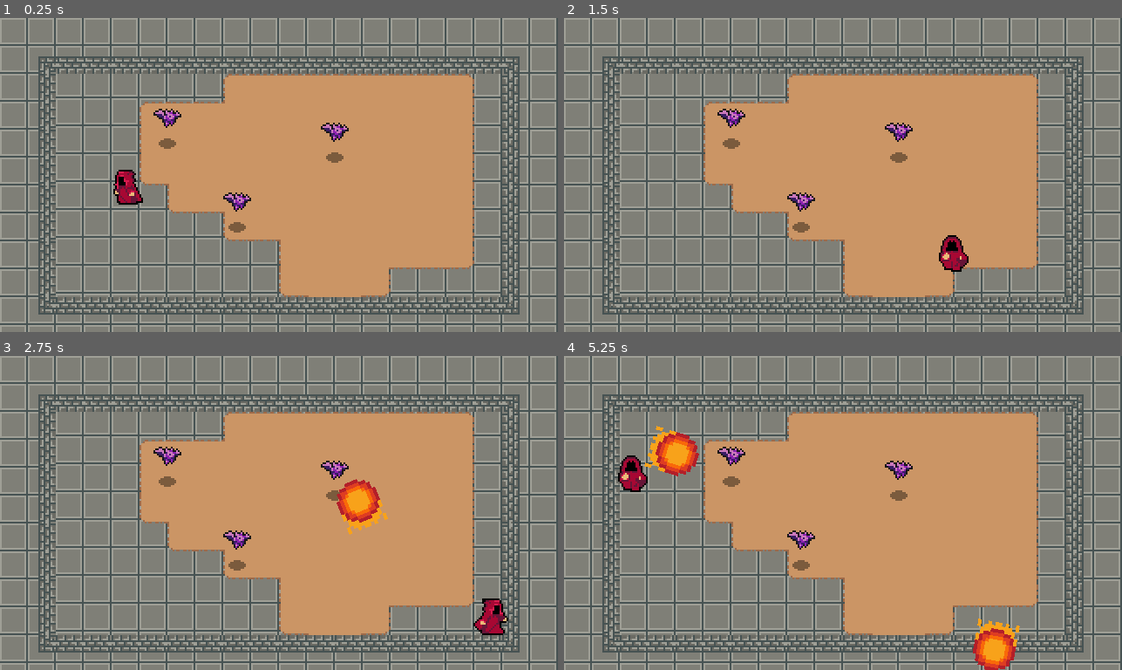
Above: before the commit, frames 1-4 (two rows, left to right).
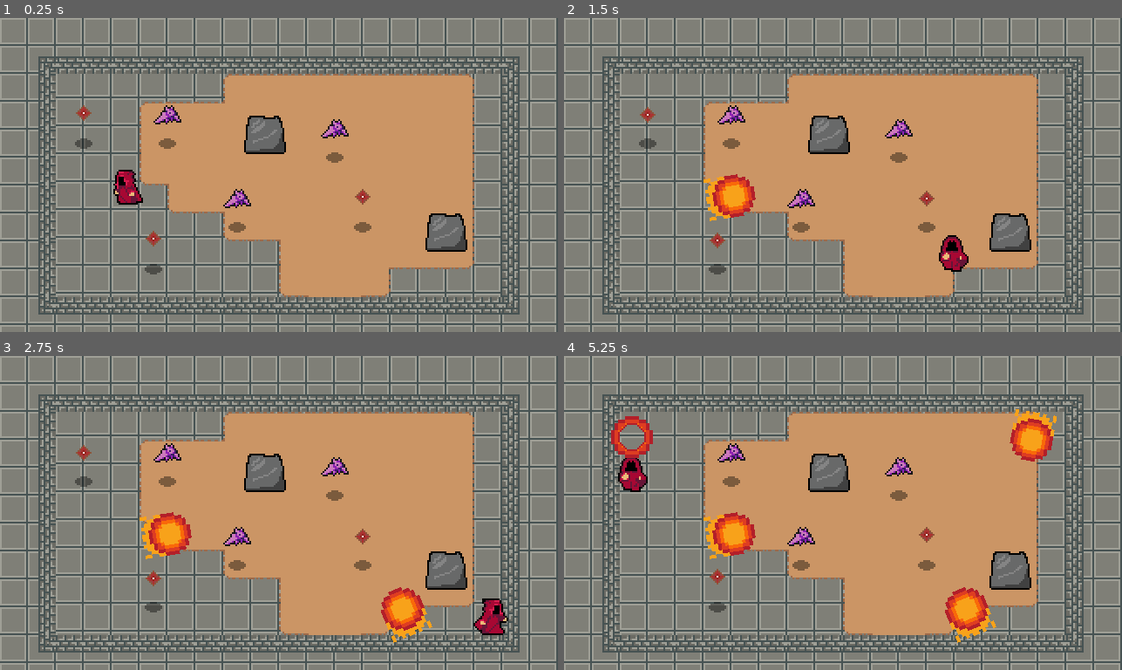
Above: after the commit, the same moments.

Repository: JosephLund/WizardRPG
Game: Godot game, scene res://World.tscn
Two runs of this game, one before a commit and one after it. Both use one fixed random seed, a clock stepped at 60 frames per second and the inputs below.
Inputs (mouse positions are in pixels of both pictures, inside the frame that each line leads up to):
- Up to frame 1 (0.25 s): no input
- Up to frame 2 (1.5 s): move the mouse to (965, 159) at 0.52 s; hold Right (ui_right) 0.53-1.28 s; hold Ctrl (ui_spell_modifier_1) 0.53-1.28 s; click (965, 159) at 0.6 s; move the mouse to (731, 190) at 1.27 s; hold Down (ui_down) from 1.28 s (still down); tap Ctrl (ui_spell_modifier_1) at 1.35 s
- Up to frame 3 (2.75 s): click (167, 528) at 1.55 s; move the mouse to (334, 443) at 2.02 s; release Down (ui_down) at 2.03 s; hold Right (ui_right) from 2.03 s (still down); hold Ctrl (ui_spell_modifier_1) from 2.03 s (still down); click (334, 443) at 2.1 s
- Up to frame 4 (5.25 s): move the mouse to (815, 575) at 2.77 s; release Right (ui_right) at 2.78 s; release Ctrl (ui_spell_modifier_1) at 2.78 s; hold Up (ui_up) 2.78-3.53 s; tap Ctrl (ui_spell_modifier_1) at 2.85, 4.35 s; click (815, 575) at 3.05 s; move the mouse to (1010, 560) at 3.52 s; hold Ctrl (ui_spell_modifier_1) 3.53-4.28 s; hold Left (ui_left) 3.53-5.03 s; click (1010, 560) at 3.6 s; move the mouse to (675, 465) at 4.27 s; click (675, 465) at 4.55 s; move the mouse to (870, 513) at 5.02 s; hold Down (ui_down) from 5.03 s (still down); hold Ctrl (ui_spell_modifier_1) from 5.03 s (still down); click (870, 513) at 5.1 s

The runs differ from the first frame. In frame 1, 2.7% of the frame differs, in the area x 13-84%, y 27-82%; in frame 2, 3.7%; in frame 3, 5.6%; in frame 4, 7.8%, in the area x 8-89%, y 16-100%.

Commit message:
added Crystal enemy

Diff:
--- a/Enemies/Bat.tscn
+++ b/Enemies/Bat.tscn
@@ -54,7 +54,7 @@
 [node name="Sprite" type="AnimatedSprite" parent="."]
 frames = SubResource( 6 )
 animation = "New Anim"
-frame = 1
+frame = 3
 playing = true
 offset = Vector2( 0, -12 )
 
--- /dev/null
+++ b/Enemies/Crystal/Crystal.gd
@@ -0,0 +1,25 @@
+extends KinematicBody2D
+
+onready var stats = $Stats
+
+var knockback = Vector2.ZERO
+
+
+
+func _physics_process(delta):
+	knockback = knockback.move_toward(Vector2.ZERO, 200 * delta)
+	knockback = move_and_slide(knockback)
+#
+#func _on_Stats_no_health():
+#	queue_free()
+
+
+func _on_Hurtbox_area_entered(area):
+	if "knockback_vector" in area:
+		knockback = area.knockback_vector * 120
+	stats.health -= 1
+
+
+
+func _on_Stats_no_health():
+	queue_free()
--- /dev/null
+++ b/Enemies/Crystal/Crystal.tscn
@@ -0,0 +1,58 @@
+[gd_scene load_steps=11 format=2]
+
+[ext_resource path="res://Enemies/Crystal/Crystal.gd" type="Script" id=1]
+[ext_resource path="res://Enemies/Crystal/crystal.png" type="Texture" id=2]
+[ext_resource path="res://Stats.tscn" type="PackedScene" id=3]
+[ext_resource path="res://Hitboxes and Hurtboxes/Hurtbox.tscn" type="PackedScene" id=4]
+[ext_resource path="res://Shadows/SmallShadow.png" type="Texture" id=5]
+
+[sub_resource type="AtlasTexture" id=1]
+atlas = ExtResource( 2 )
+region = Rect2( 0, 0, 16, 24 )
+
+[sub_resource type="AtlasTexture" id=2]
+atlas = ExtResource( 2 )
+region = Rect2( 16, 0, 16, 24 )
+
+[sub_resource type="SpriteFrames" id=3]
+animations = [ {
+"frames": [ SubResource( 1 ), SubResource( 2 ) ],
+"loop": true,
+"name": "default",
+"speed": 2.0
+} ]
+
+[sub_resource type="CircleShape2D" id=4]
+radius = 4.30796
+
+[sub_resource type="CapsuleShape2D" id=5]
+radius = 3.96581
+height = 4.10774
+
+[node name="Crystal" type="KinematicBody2D"]
+collision_layer = 2147483680
+script = ExtResource( 1 )
+
+[node name="AnimatedSprite" type="AnimatedSprite" parent="."]
+frames = SubResource( 3 )
+playing = true
+offset = Vector2( 0.5, -12 )
+
+[node name="Sprite" type="Sprite" parent="."]
+texture = ExtResource( 5 )
+
+[node name="CollisionShape2D" type="CollisionShape2D" parent="."]
+shape = SubResource( 4 )
+
+[node name="Hurtbox" parent="." instance=ExtResource( 4 )]
+collision_layer = 8
+
+[node name="CollisionShape2D" parent="Hurtbox" index="0"]
+position = Vector2( 0, -15.994 )
+shape = SubResource( 5 )
+
+[node name="Stats" parent="." instance=ExtResource( 3 )]
+[connection signal="area_entered" from="Hurtbox" to="." method="_on_Hurtbox_area_entered"]
+[connection signal="no_health" from="Stats" to="." method="_on_Stats_no_health"]
+
+[editable path="Hurtbox"]
--- a/Fireball.gd
+++ /dev/null
@@ -1,29 +0,0 @@
-extends RigidBody2D
-
-onready var sprite = $Sprite
-onready var animatedSprite = $AnimatedSprite
-onready var collisionShape = $CollisionShape2D
-
-func _ready():
-	self.set_gravity_scale(0)
-	collisionShape.disabled = true;
-	animatedSprite.visible = false;
-
-func play_fireball_effect():
-	animatedSprite.visible = true
-	sprite.visible = false
-	animatedSprite.frame = 0
-	animatedSprite.play("Animate")
-
-
-func _on_AnimatedSprite_animation_finished():
-	queue_free()
-
-
-func _on_Hurtbox_area_entered(area):
-	print("entered")
-	play_fireball_effect()
-
-
-func _on_Hurtbox_body_entered(body):
-	pass
--- a/Player/Player.gd
+++ b/Player/Player.gd
@@ -100,9 +100,7 @@
 	fireball.global_position = global_position
 	fireball.rotation = fireball_rotation
 	world.add_child(fireball)
-
-
-	fireball.apply_impulse(Vector2(), ( get_global_mouse_position() - global_position ) * SHOOT_SPEED)
+#	fireball.apply_impulse(Vector2(), ( get_global_mouse_position() - global_position ) * SHOOT_SPEED)
 
 
 func teleport_player():
--- a/Player/Player.tscn
+++ b/Player/Player.tscn
@@ -4,7 +4,6 @@
 [ext_resource path="res://Player/Player.gd" type="Script" id=2]
 [ext_resource path="res://Hitboxes and Hurtboxes/HitBox.tscn" type="PackedScene" id=3]
 [ext_resource path="res://Spells/Fireball/FireballHitBox.gd" type="Script" id=4]
-
 
 [sub_resource type="CapsuleShape2D" id=1]
 radius = 3.20293
--- a/Spells/Fireball/Fireball.gd
+++ b/Spells/Fireball/Fireball.gd
@@ -1,4 +1,4 @@
-extends RigidBody2D
+extends Area2D
 
 onready var sprite = $Sprite
 onready var collisionShape = $CollisionShape2D
@@ -7,7 +7,6 @@
 
 
 func _ready():
-	self.set_gravity_scale(0)
 	collisionShape.disabled = true;
 
 
--- a/Spells/Fireball/Fireball.tscn
+++ b/Spells/Fireball/Fireball.tscn
@@ -4,14 +4,15 @@
 [ext_resource path="res://Spells/Fireball/Fireball.gd" type="Script" id=3]
 [ext_resource path="res://Hitboxes and Hurtboxes/HitBox.tscn" type="PackedScene" id=4]
 
-[sub_resource type="CircleShape2D" id=4]
+[sub_resource type="CircleShape2D" id=1]
 radius = 12.5198
 
-[sub_resource type="CircleShape2D" id=5]
+[sub_resource type="CircleShape2D" id=2]
 radius = 12.6437
 
-[node name="Fireball" type="RigidBody2D"]
-collision_layer = 0
+[node name="Fireball" type="Area2D"]
+collision_layer = 8
+collision_mask = 17
 script = ExtResource( 3 )
 
 [node name="Sprite" type="Sprite" parent="."]
--- a/World.tscn
+++ b/World.tscn
@@ -1,11 +1,13 @@
-[gd_scene load_steps=106 format=2]
+[gd_scene load_steps=108 format=2]
 
 [ext_resource path="res://Player/Player.tscn" type="PackedScene" id=1]
+[ext_resource path="res://Enemies/Crystal/Crystal.tscn" type="PackedScene" id=2]
 [ext_resource path="res://World/GrassBackground.png" type="Texture" id=3]
 [ext_resource path="res://World/DirtTileset.png" type="Texture" id=4]
 [ext_resource path="res://World/CliffTileset.png" type="Texture" id=5]
 [ext_resource path="res://World/dungeonTileSet.png" type="Texture" id=6]
 [ext_resource path="res://Enemies/Bat.tscn" type="PackedScene" id=7]
+[ext_resource path="res://World/Rock.tscn" type="PackedScene" id=8]
 
 [sub_resource type="TileSet" id=1]
 0/name = "DirtTileset.png 0"
@@ -982,11 +984,26 @@
 
 [node name="Rocks" type="YSort" parent="YSort"]
 
-[node name="Bat" parent="." instance=ExtResource( 7 )]
+[node name="Bat" parent="YSort" instance=ExtResource( 7 )]
 position = Vector2( 192, 80 )
 
-[node name="Bat2" parent="." instance=ExtResource( 7 )]
+[node name="Bat2" parent="YSort" instance=ExtResource( 7 )]
 position = Vector2( 136, 120 )
 
-[node name="Bat3" parent="." instance=ExtResource( 7 )]
+[node name="Bat3" parent="YSort" instance=ExtResource( 7 )]
 position = Vector2( 96, 72 )
+
+[node name="Crystal" parent="YSort" instance=ExtResource( 2 )]
+position = Vector2( 208, 120 )
+
+[node name="Crystal2" parent="YSort" instance=ExtResource( 2 )]
+position = Vector2( 88, 144 )
+
+[node name="Crystal3" parent="YSort" instance=ExtResource( 2 )]
+position = Vector2( 48, 72 )
+
+[node name="Rock" parent="YSort" instance=ExtResource( 8 )]
+position = Vector2( 152, 72 )
+
+[node name="Rock2" parent="YSort" instance=ExtResource( 8 )]
+position = Vector2( 256, 128 )
--- a/World/Rock.gd
+++ b/World/Rock.gd
@@ -22,7 +22,7 @@
 	animatedSprite.visible = true
 	sprite.visible = false
 	animatedSprite.frame = 0
-	animatedSprite.play("Animate")
+	animatedSprite.play("Animation")
 
 
 func _on_AnimatedSprite_animation_finished():
Binary file added: Enemies/Crystal/crystal.png
Not shown, added: Enemies/Crystal/crystal.png.import
Not shown: 11 places in Player/Player.tscn that only renumber resources
Not shown: 1 places in Spells/Fireball/Fireball.tscn that only renumber resources
